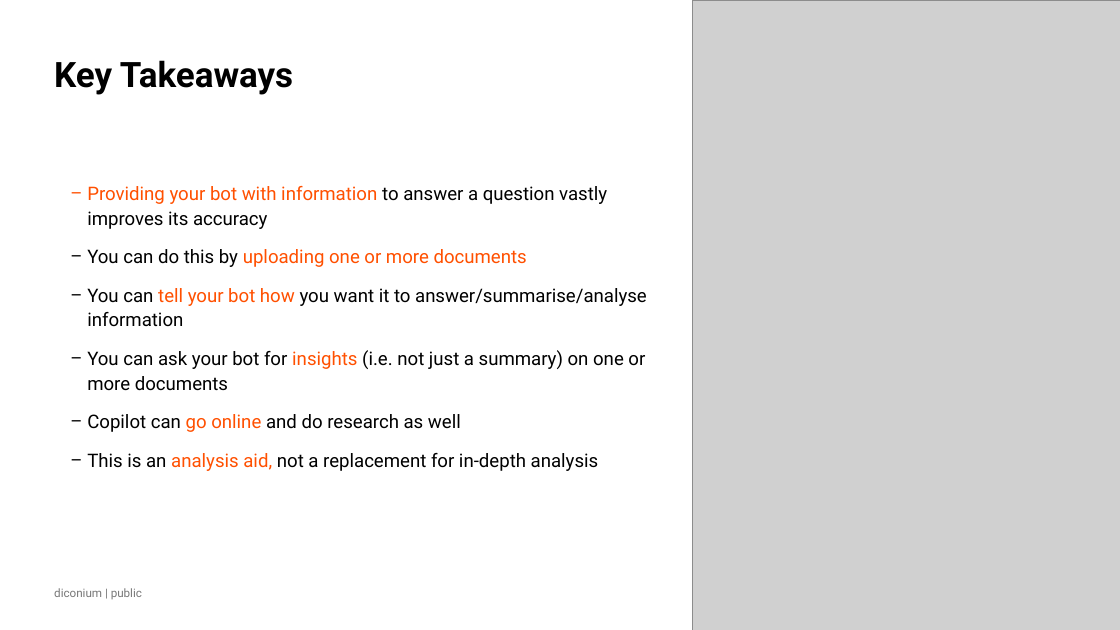
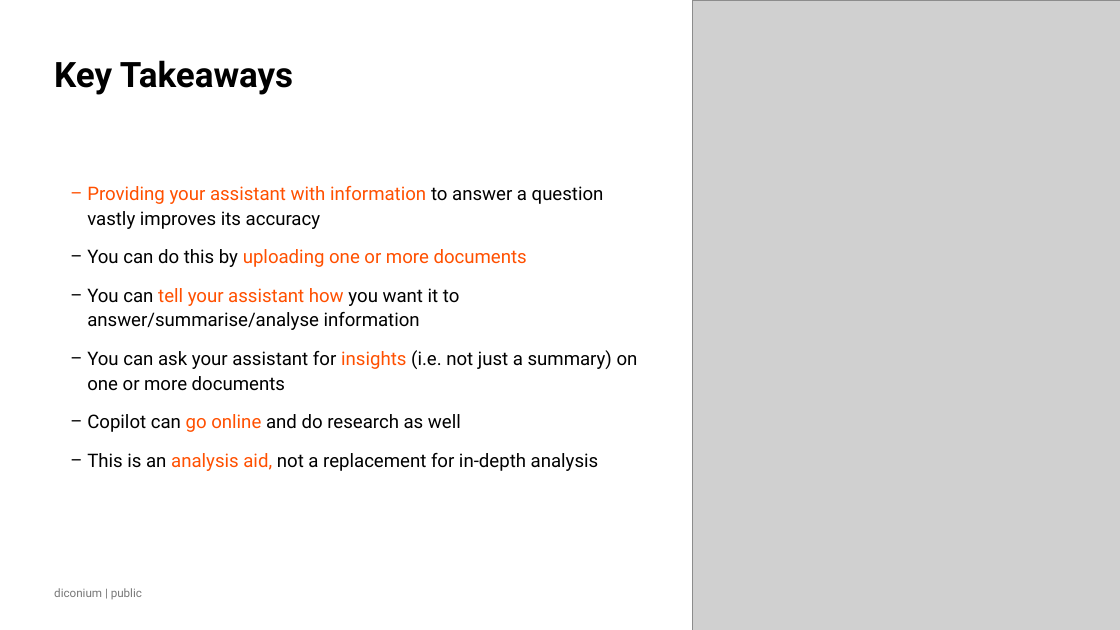
Before and after one commit to NeilSinclair/prompt_workshop, a slide deck: slide 21 of slides/AI Teach In STIHL v1.2.pptx. Drawn at 1120x630 pixels with LibreOffice and Linux fonts; fonts in the diff are those of the drawing; grey boxes stand for pictures; background and template pictures are left out. Boxes give left, top, right and bottom in pixels: in the first picture for what was removed or moved away, otherwise in the second. Text is boxed around its words. In the diff, an @@ line names an element or a change of style, - is before the commit and + after.

Commit message:
Updates to slides

```diff
--- a/slides/AI Teach In STIHL v1.2.pptx
+++ b/slides/AI Teach In STIHL v1.2.pptx
@@ text at bbox=[87, 186, 604, 229]: text changed @@
-  − Providing your bot with information to answer a question vastly improves its accuracy
+  − Providing your assistant with information to answer a question vastly improves its accuracy
@@ text at bbox=[87, 288, 638, 391]: text changed @@
-  − You can tell your bot how you want it to answer/summarise/analyse information
-  − You can ask your bot for insights (i.e. not just a summary) on one or more documents
+  − You can tell your assistant how you want it to answer/summarise/analyse information
+  − You can ask your assistant for insights (i.e. not just a summary) on one or more documents
```
Also in this commit, not shown: 8 other slides changed.
